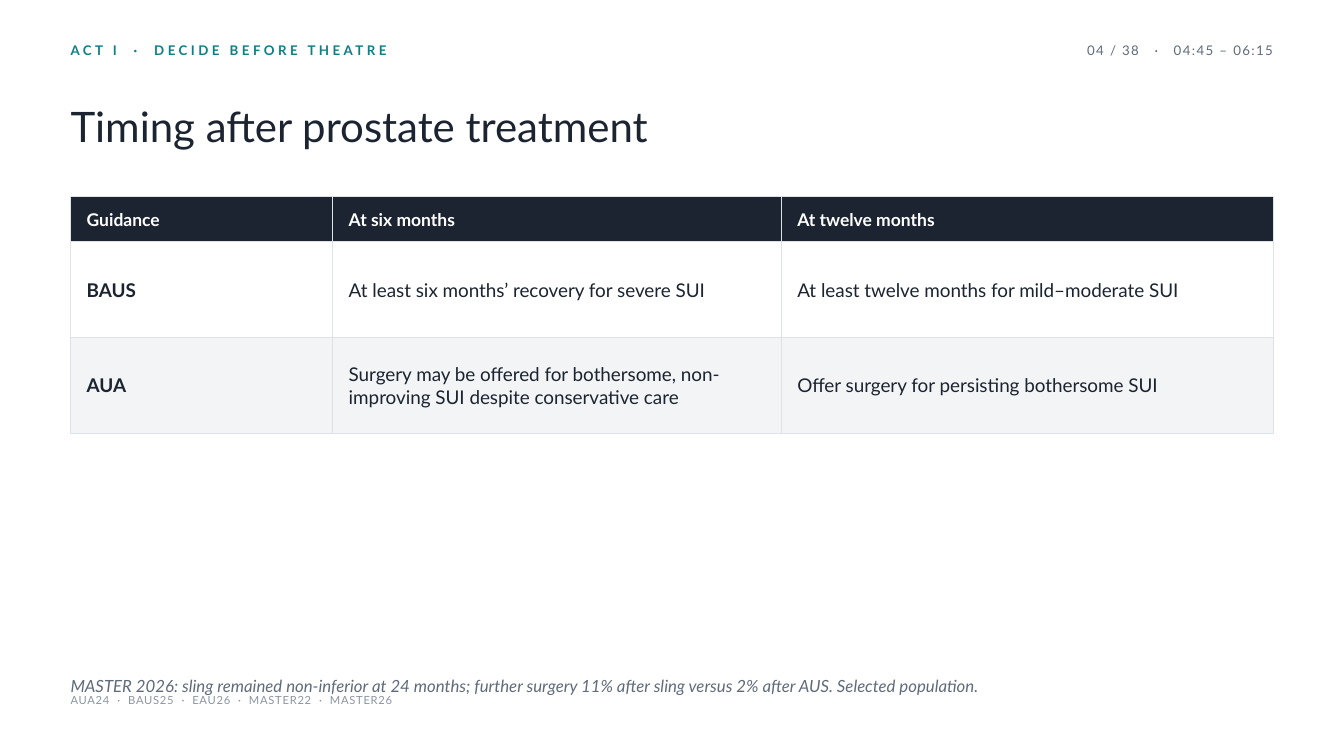
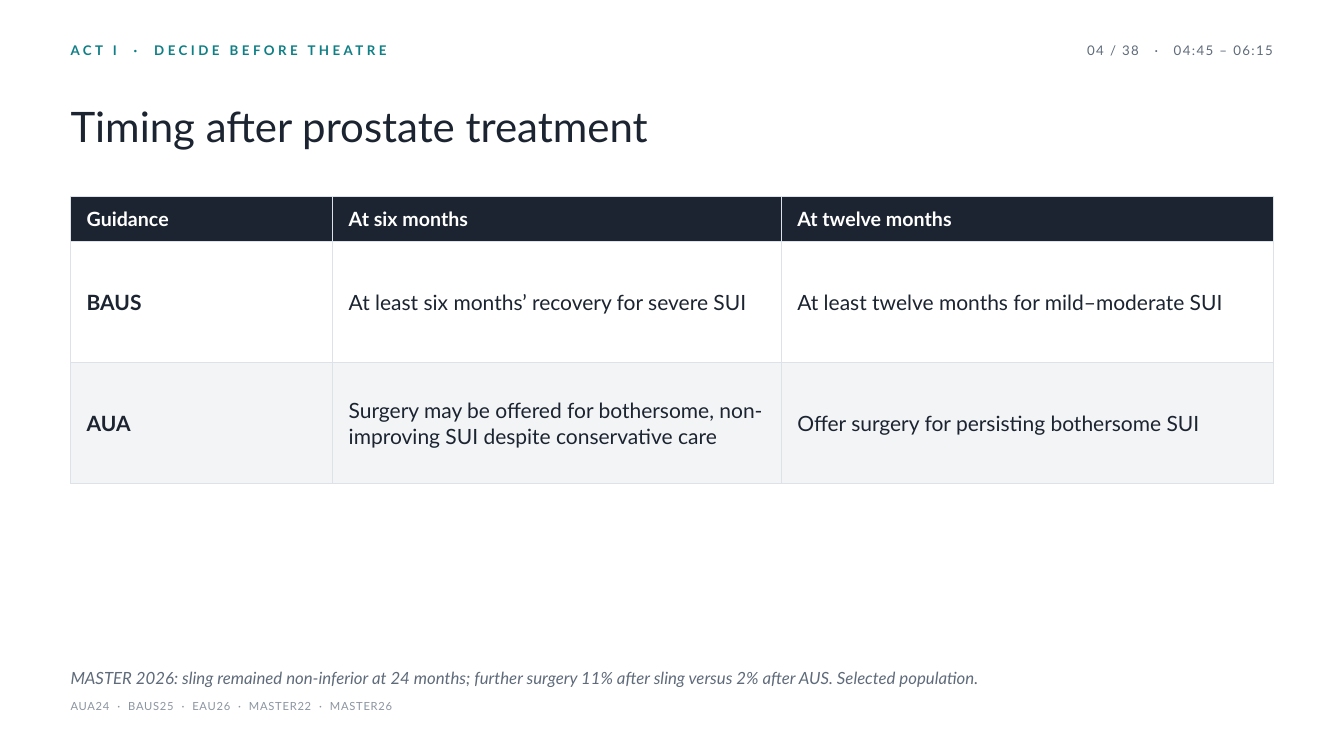
Before and after one commit to nityjr-ctrl/aus-presentation, a slide deck: slide 6 of presentation/AUS-teaching-deck.pptx. Drawn at 1344x756 pixels with LibreOffice and Linux fonts; fonts in the diff are those of the drawing. Boxes give left, top, right and bottom in pixels: in the first picture for what was removed or moved away, otherwise in the second. Text is boxed around its words. In the diff, an @@ line names an element or a change of style, - is before the commit and + after.

```diff
--- a/presentation/AUS-teaching-deck.pptx
+++ b/presentation/AUS-teaching-deck.pptx
@@ table at [71, 197, 1273, 452] @@
@@ size 12.5 to 14 pt in "Guidance", "At six months", "At twelve months" @@
@@ size 13.5 to 15 pt in "BAUS", "At least six months’ recovery for severe ...", "At least twelve months for mild–moderate SUI", "AUA" and 2 more places @@
@@ text "MASTER 2026: sling remained non-inferior ...": place and size @@
-text "MASTER 2026: sling remained non-inferior ..." at [71, 679, 978, 695]
+text "MASTER 2026: sling remained non-inferior ..." at [71, 671, 978, 687]
@@ text "AUA24 · BAUS25 · EAU26 ...": place and size @@
-text "AUA24 · BAUS25 · EAU26 ..." at [71, 696, 392, 704]
+text "AUA24 · BAUS25 · EAU26 ..." at [71, 702, 392, 710]
```
Also in this commit, not shown: 42 other slides changed, 6 other files.
